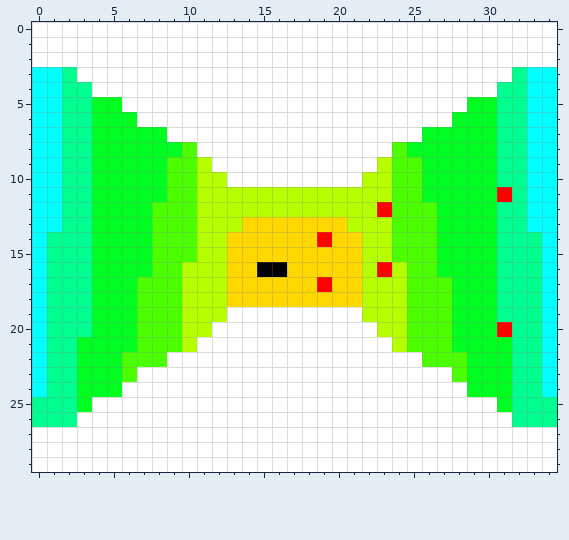
One commit to this pixel-art sprite: Assets/Scripts/Common/Map Generator/REM Sleep.png. The picture above is the old version.
The file is 35x30 pixels.
Once edited:
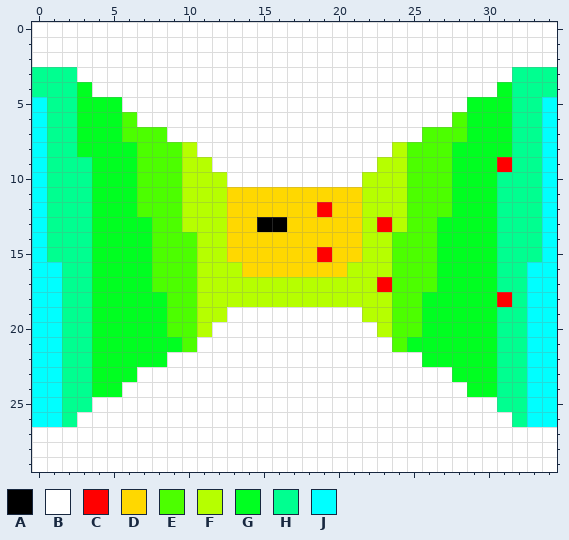
Palette (. is transparent): A #000000  B #ffffff  C #ff0000  D #ffd800  E #4cff00  F #b6ff00  G #00ff21  H #00ff90  J #00ffff
Difference:
y 3: x 0..1 JJ -> HH; x 33..34 JJ -> HH
y 4: x 0..1 JJ -> HH; x 3 H -> G; x 31 H -> G; x 33..34 JJ -> HH
y 5: x 1 J -> H; x 3 H -> G; x 31 H -> G; x 33 J -> H
y 6: x 1 J -> H; x 3 H -> G; x 6 G -> E; x 28 G -> E; x 31 H -> G; x 33 J -> H
y 7: x 1 J -> H; x 3 H -> G; x 6..8 GGG -> EEE; x 26..28 GGG -> EEE; x 31 H -> G; x 33 J -> H
y 8: x 1 J -> H; x 3 H -> G; x 7..10 GGGE -> EEEF; x 24..27 EGGG -> FEEE; x 31 H -> G; x 33 J -> H
y 9: x 1 J -> H; x 7..8 GG -> EE; x 10 E -> F; x 24 E -> F; x 26..27 GG -> EE; x 31 H -> C; x 33 J -> H
y 10: x 1 J -> H; x 7..8 GG -> EE; x 10 E -> F; x 24 E -> F; x 26..27 GG -> EE; x 33 J -> H
y 11: x 1 J -> H; x 7..8 GG -> EE; x 10 E -> F; x 13..21 FFFFFFFFF -> DDDDDDDDD; x 24 E -> F; x 26..27 GG -> EE; x 31 C -> H; x 33 J -> H
y 12: x 1 J -> H; x 7 G -> E; x 10 E -> F; x 13..21 FFFFFFFFF -> DDDDDDCDD; x 23..24 CE -> FF; x 27 G -> E; x 33 J -> H
y 13: x 1 J -> H; x 10 E -> F; x 13 F -> D; x 15..16 DD -> AA; x 21 F -> D; x 23..24 FE -> CF; x 33 J -> H
y 14: x 19 C -> D
y 15: x 19 D -> C
y 16: x 1 H -> J; x 10 F -> E; x 13 D -> F; x 15..16 AA -> DD; x 21 D -> F; x 23..24 CF -> FE; x 33 H -> J
y 17: x 1 H -> J; x 7 E -> G; x 10 F -> E; x 13..21 DDDDDDCDD -> FFFFFFFFF; x 23..24 FF -> CE; x 27 E -> G; x 33 H -> J
y 18: x 1 H -> J; x 7..8 EE -> GG; x 10 F -> E; x 13..21 DDDDDDDDD -> FFFFFFFFF; x 24 F -> E; x 26..27 EE -> GG; x 31 H -> C; x 33 H -> J
y 19: x 1 H -> J; x 7..8 EE -> GG; x 10 F -> E; x 24 F -> E; x 26..27 EE -> GG; x 33 H -> J
y 20: x 1 H -> J; x 7..8 EE -> GG; x 10 F -> E; x 24 F -> E; x 26..27 EE -> GG; x 31 C -> H; x 33 H -> J
y 21: x 1 H -> J; x 3 G -> H; x 7..10 EEEF -> GGGE; x 24..27 FEEE -> EGGG; x 31 G -> H; x 33 H -> J
y 22: x 1 H -> J; x 3 G -> H; x 6..8 EEE -> GGG; x 26..28 EEE -> GGG; x 31 G -> H; x 33 H -> J
y 23: x 1 H -> J; x 3 G -> H; x 6 E -> G; x 28 E -> G; x 31 G -> H; x 33 H -> J
y 24: x 1 H -> J; x 3 G -> H; x 31 G -> H; x 33 H -> J
y 25: x 0..1 HH -> JJ; x 3 G -> H; x 31 G -> H; x 33..34 HH -> JJ
y 26: x 0..1 HH -> JJ; x 33..34 HH -> JJ
Where, in picture pixels (left, top, right, bottom), the same in both pictures:
changed: (32, 67, 557, 427)
